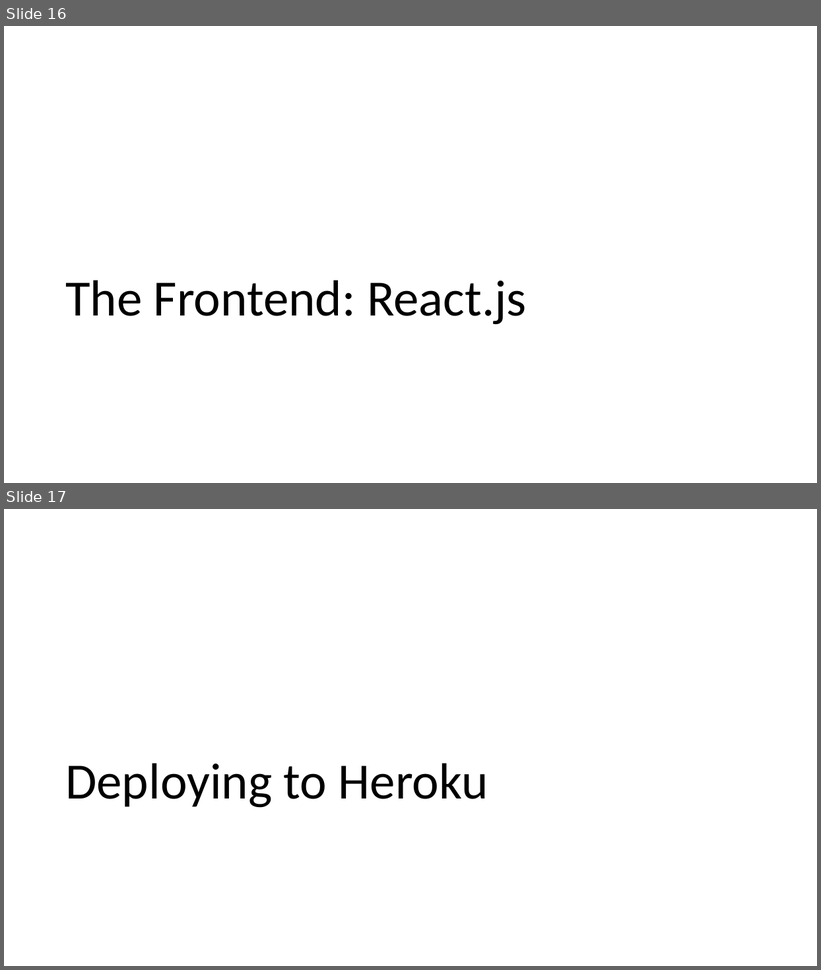
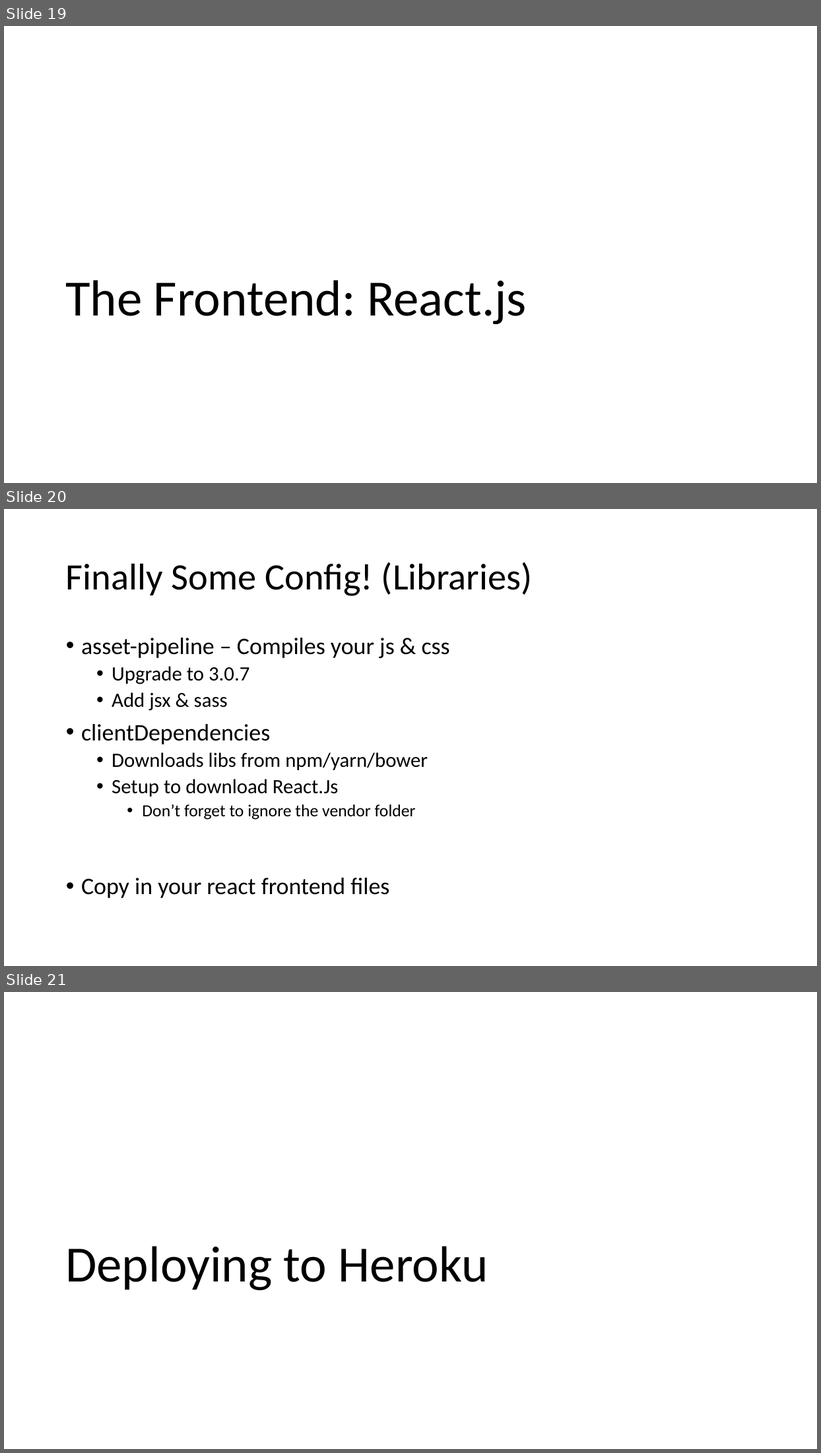
Before and after one commit to aibolit/SixOneFourEight, a slide deck: Presentation.pptx. Shown one above the other, each under a label of ours: slides 16 and 17 before the commit, slides 19, 20 and 21 after it. The pictures are 821x970 and 821x1453 pixels, drawn with LibreOffice and Linux fonts; fonts in the diff are those of the drawing. Boxes give left, top, right and bottom in pixels: in the first picture for what was removed or moved away, otherwise in the second. Text is boxed around its words. In the diff, an @@ line names an element or a change of style, - is before the commit and + after.

```diff
--- a/Presentation.pptx
+++ b/Presentation.pptx
@@ slide 20 added at (x1=4, y1=509, x2=817, y2=966), background #FFFFFF @@
@@ title added at (x1=66, y1=562, x2=533, y2=596), 44 pt, text #000000 @@
+Finally Some Config! (Libraries)
@@ text added at (x1=81, y1=638, x2=450, y2=898), 28 pt, text #000000 @@
+• asset-pipeline – Compiles your js & css
+  • Upgrade to 3.0.7
+  • Add jsx & sass
+• clientDependencies
+  • Downloads libs from npm/yarn/bower
+  • Setup to download React.Js
+    • Don’t forget to ignore the vendor folder
+• Copy in your react frontend files
@@ what was slide 16 is now slide 19 @@
@@ what was slide 17 is now slide 21 @@
```
Also in this commit, not shown: 5 other slides added, 3 other files.
